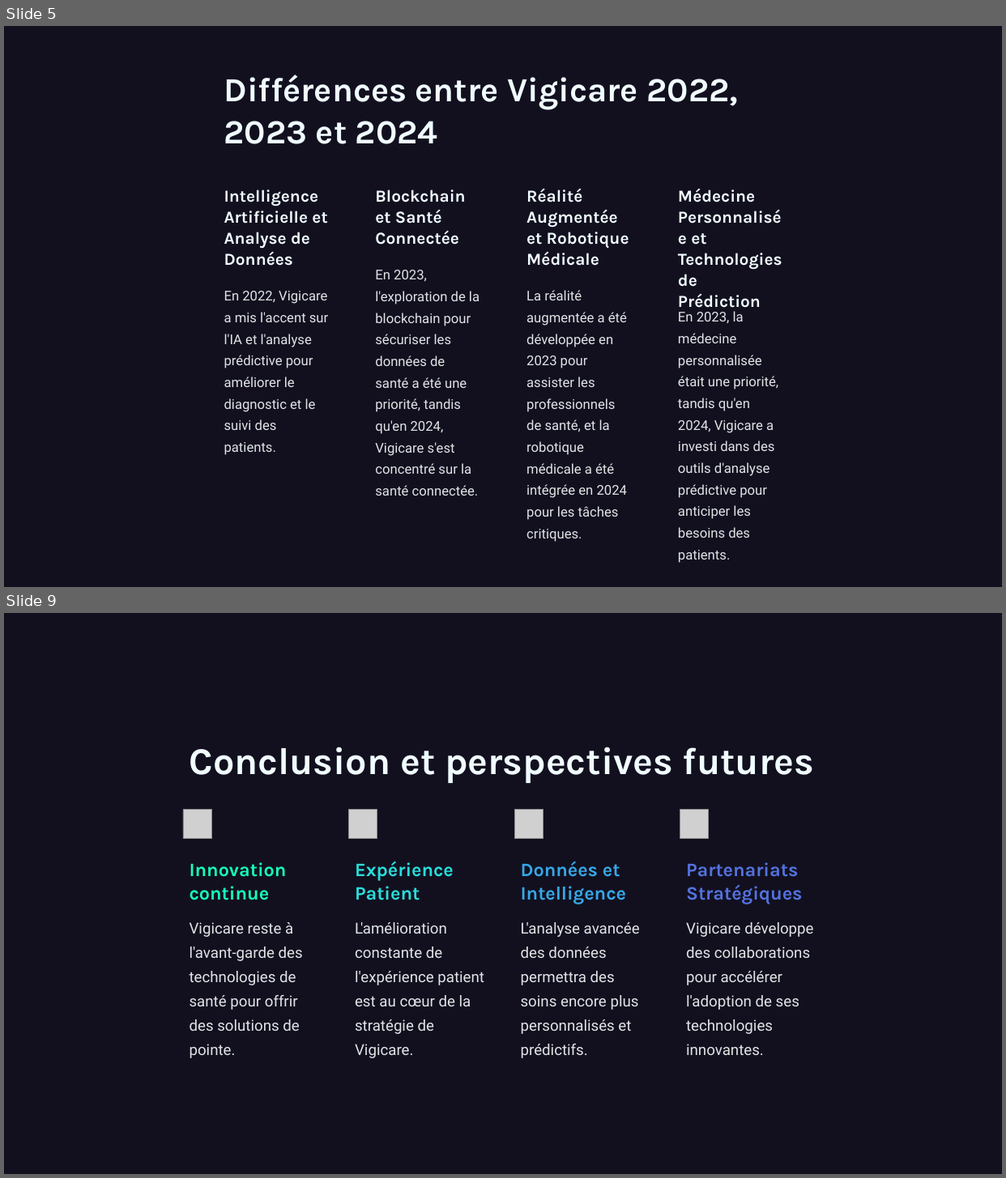
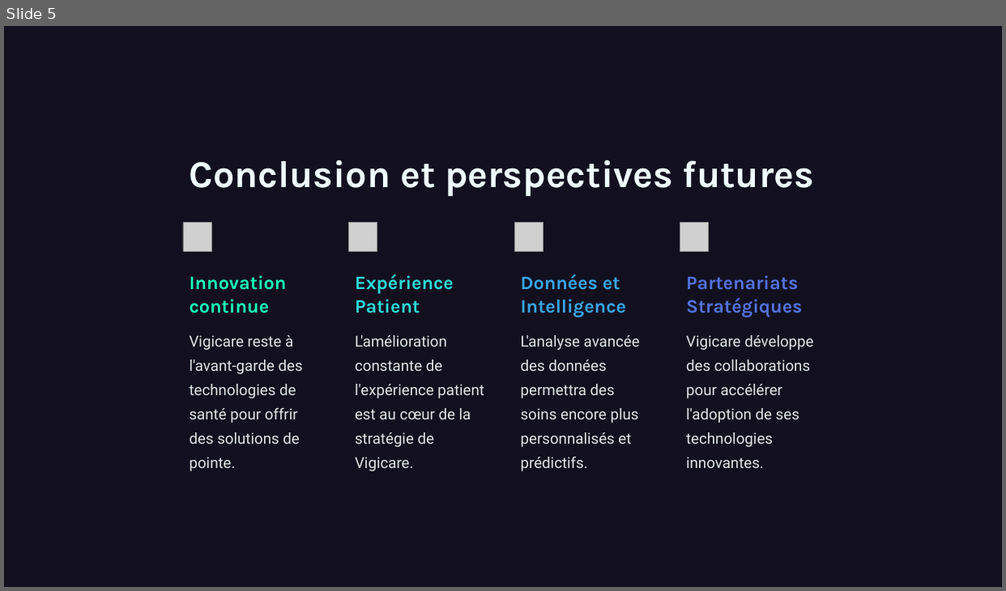
Before and after one commit to youyou2004/portfolio, a slide deck: veille technologique epreuve BTS.pptx. Shown one above the other, each under a label of ours: slides 5 and 9 before the commit, slide 5 after it; the slides between them are not shown. The pictures are 1006x1178 and 1006x591 pixels, drawn with LibreOffice and Linux fonts; fonts in the diff are those of the drawing; grey boxes stand for pictures; background and template pictures are left out; a plain dark background stands for a picture behind light text. Boxes give left, top, right and bottom in pixels: in the first picture for what was removed or moved away, otherwise in the second. Text is boxed around its words. In the diff, an @@ line names an element or a change of style, - is before the commit and + after.

```diff
--- a/veille technologique epreuve BTS.pptx
+++ b/veille technologique epreuve BTS.pptx
@@ slide 5 removed at <box>4,26,1002,587</box>, background picture (left out) @@
@@ rectangle removed at <box>4,26,1002,587</box> @@
@@ text removed at <box>224,75,739,144</box> @@
-Différences entre Vigicare 2022, 2023 et 2024
@@ text removed at <box>224,190,327,266</box> @@
-Intelligence Artificielle et Analyse de Données
@@ text removed at <box>375,190,465,245</box> @@
-Blockchain et Santé Connectée
@@ text removed at <box>526,189,629,266</box> @@
-Réalité Augmentée et Robotique Médicale
@@ text removed at <box>678,233,782,369</box> @@
-Médecine Personnalisée et Technologies de Prédiction
@@ text removed at <box>224,291,328,430</box> @@
-En 2022, Vigicare a mis l'accent sur l'IA et l'analyse prédictive pour améliorer le diagnostic et le suivi des patients.
@@ text removed at <box>375,291,479,496</box> @@
-En 2023, l'exploration de la blockchain pour sécuriser les données de santé a été une priorité, tandis qu'en 2024, Vigicare s'est concentré sur la santé connectée.
@@ text removed at <box>526,290,627,542</box> @@
-La réalité augmentée a été développée en 2023 pour assister les professionnels de santé, et la robotique médicale a été intégrée en 2024 pour les tâches critiques.
@@ text removed at <box>678,376,778,538</box> @@
-En 2023, la médecine personnalisée était une priorité, tandis qu'en 2024, Vigicare a investi dans des outils d'analyse prédictive pour anticiper les besoins des patients.
@@ what was slide 9 is now slide 5 @@
```
Also in this commit, not shown: 5 slides changed, 3 other slides removed.
